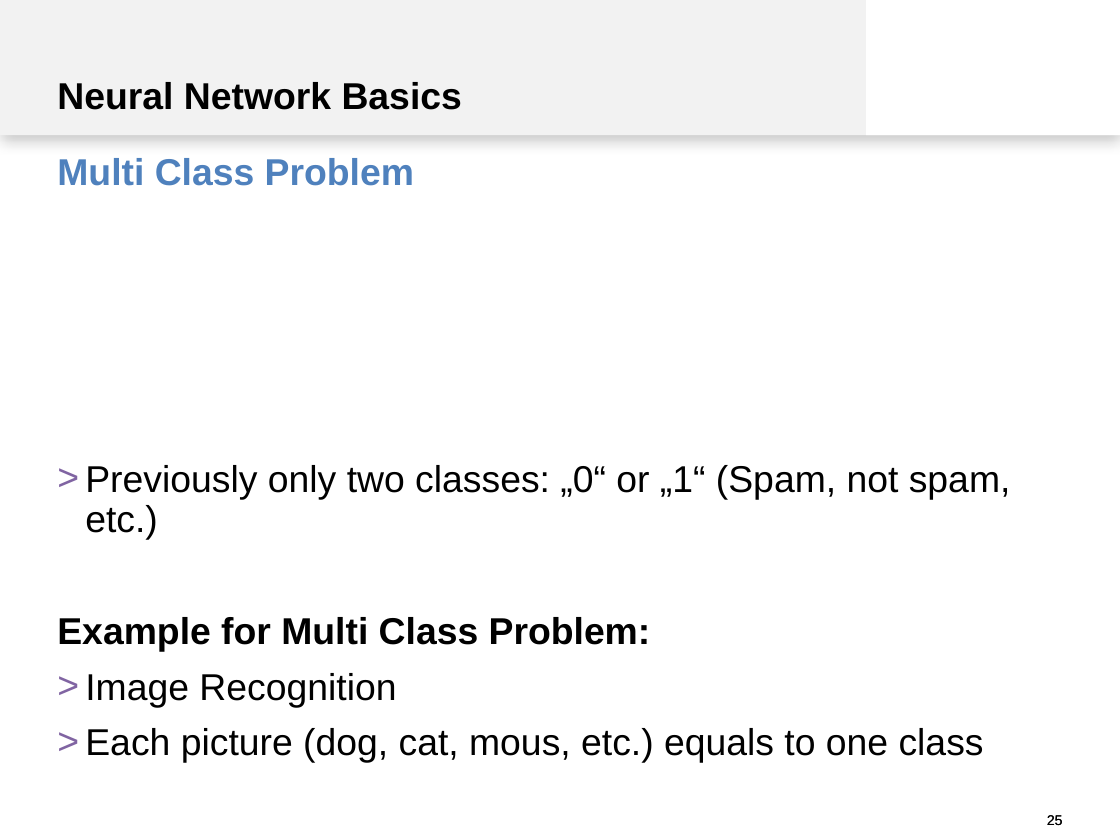
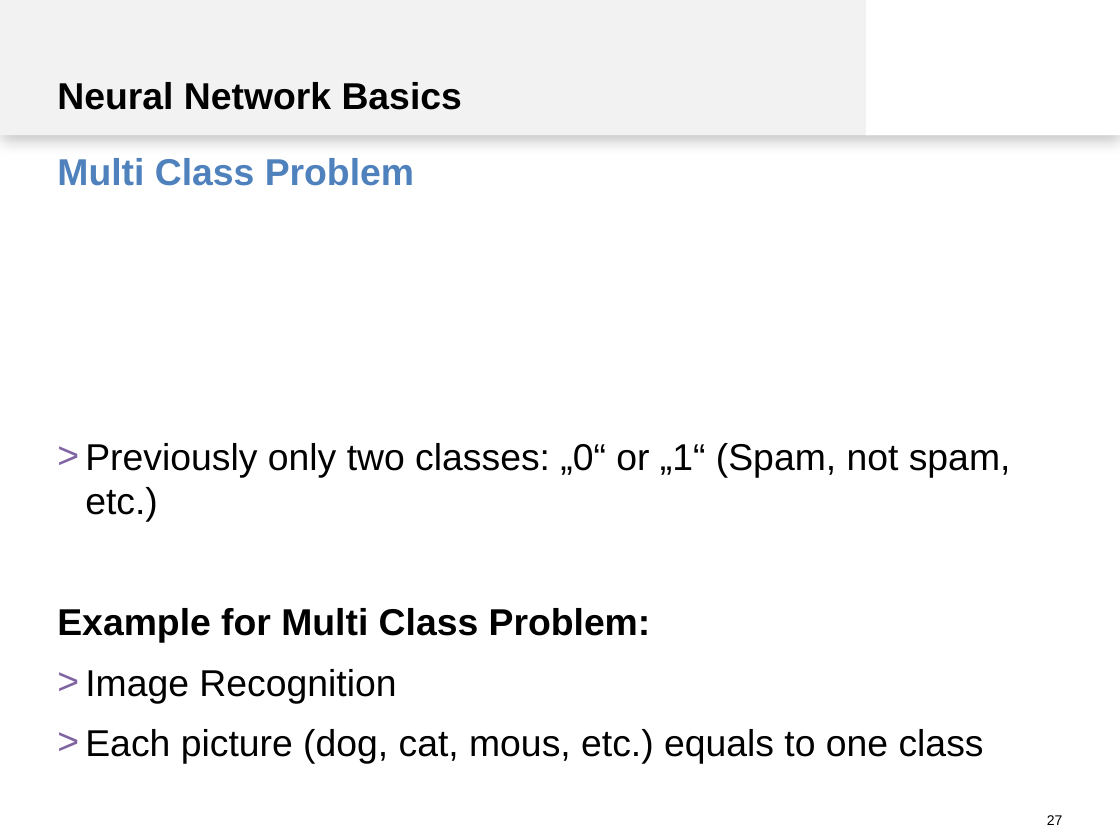
Before and after one commit to spinfo/LSS_DLwithText, a slide deck: slide 27 of docs/introduction.pptx (slide 25 before the commit). Drawn at 1120x840 pixels with LibreOffice and Linux fonts; fonts in the diff are those of the drawing. Boxes give left, top, right and bottom in pixels: in the first picture for what was removed or moved away, otherwise in the second. Text is boxed around its words. In the diff, an @@ line names an element or a change of style, - is before the commit and + after.

```diff
--- a/docs/introduction.pptx
+++ b/docs/introduction.pptx
@@ text "Previously only two classes: „0“ ..." at [57,443,1011,764]: line spacing 0.9 to 1; vertical alignment top to bottom @@
@@ page number removed at [560,800,1063,840] @@
-25
@@ page number at [1047,815,1063,825]: text changed @@
-25
+27
```
Also in this commit, not shown: 25 other slides changed, 12 slides added, 1 slide removed.
